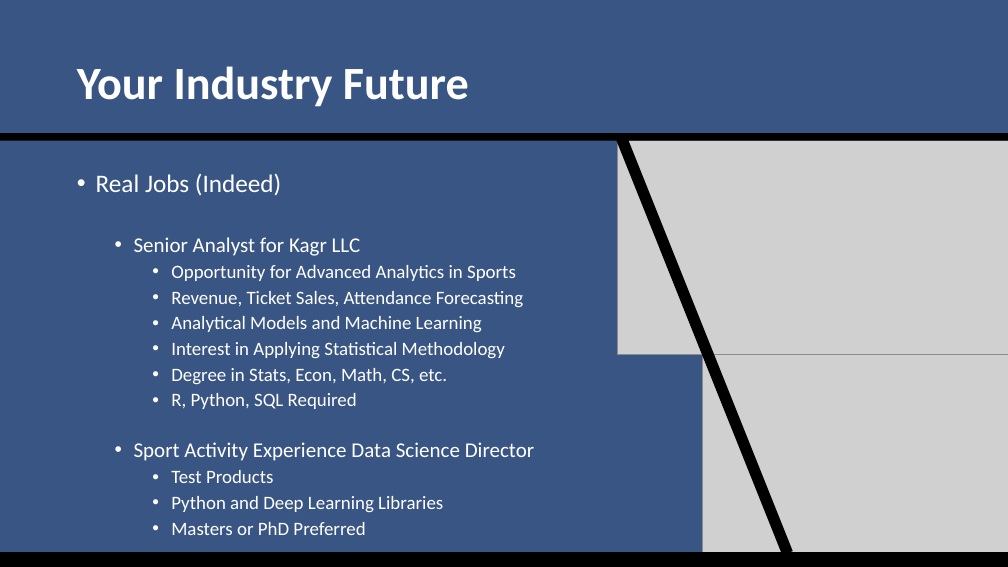
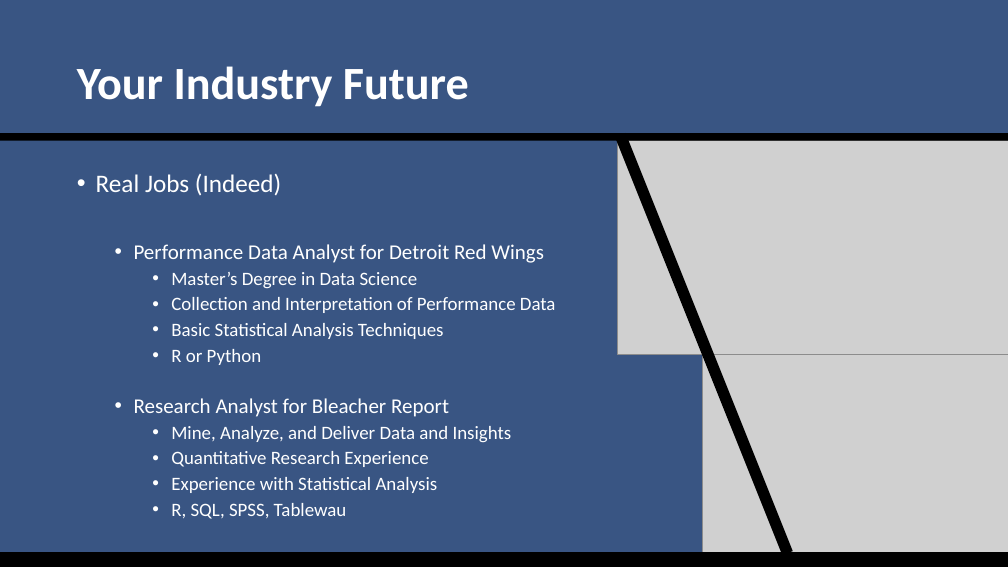
Before and after one commit to SuperMarioGiacomazzo/STOR538_WEBSITE, a slide deck: slide 16 of Slides/Sports Analytics 3/Sports_Analytics_3_Lecture.pptx. Drawn at 1008x567 pixels with LibreOffice and Linux fonts; fonts in the diff are those of the drawing; grey boxes stand for pictures. Boxes give left, top, right and bottom in pixels: in the first picture for what was removed or moved away, otherwise in the second. Text is boxed around its words. In the diff, an @@ line names an element or a change of style, - is before the commit and + after.

```diff
--- a/Slides/Sports Analytics 3/Sports_Analytics_3_Lecture.pptx
+++ b/Slides/Sports Analytics 3/Sports_Analytics_3_Lecture.pptx
@@ text at <box>134,244,556,519</box>: text changed @@
-  • Senior Analyst for Kagr LLC
-    • Opportunity for Advanced Analytics in Sports
-    • Revenue, Ticket Sales, Attendance Forecasting
-    • Analytical Models and Machine Learning
-    • Interest in Applying Statistical Methodology
-    • Degree in Stats, Econ, Math, CS, etc.
-    • R, Python, SQL Required
-  • Sport Activity Experience Data Science Director
-    • Test Products
-    • Python and Deep Learning Libraries
-    • Masters or PhD Preferred
+  • Performance Data Analyst for Detroit Red Wings
+    • Master’s Degree in Data Science
+    • Collection and Interpretation of Performance Data
+    • Basic Statistical Analysis Techniques
+    • R or Python
+  • Research Analyst for Bleacher Report
+    • Mine, Analyze, and Deliver Data and Insights
+    • Quantitative Research Experience
+    • Experience with Statistical Analysis
+    • R, SQL, SPSS, Tablewau
```
Also in this commit, not shown: 5 other slides changed, 2 slides added, 2 slides removed, 4 other files.
